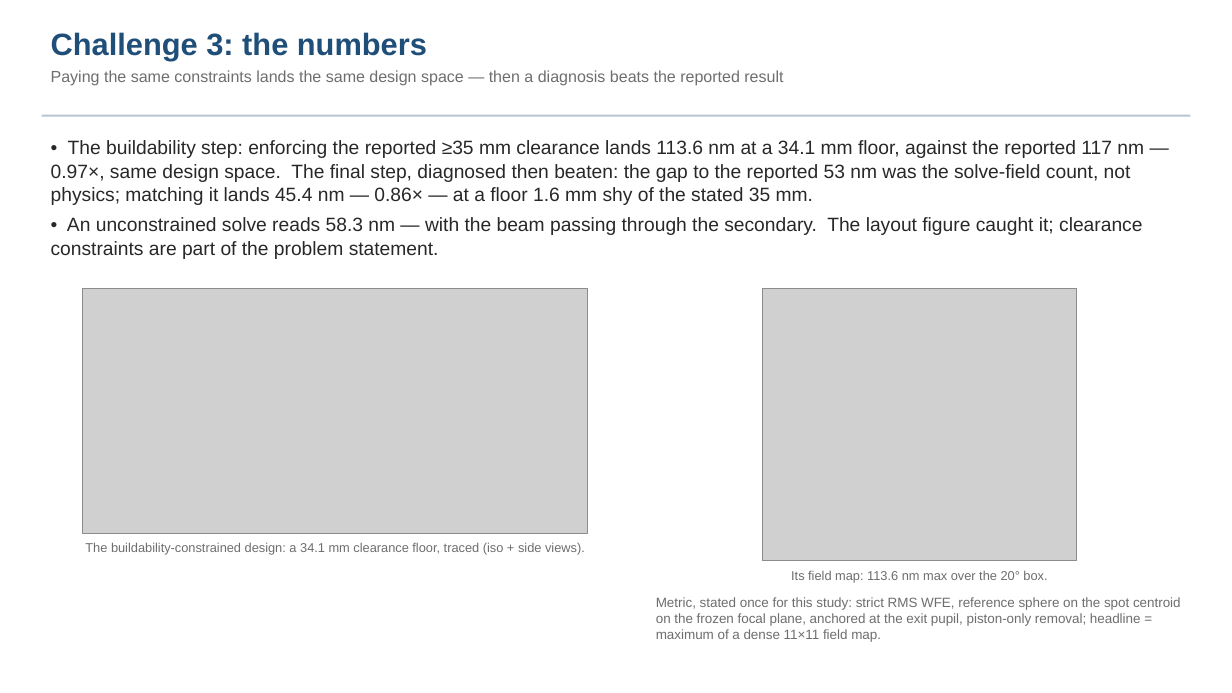
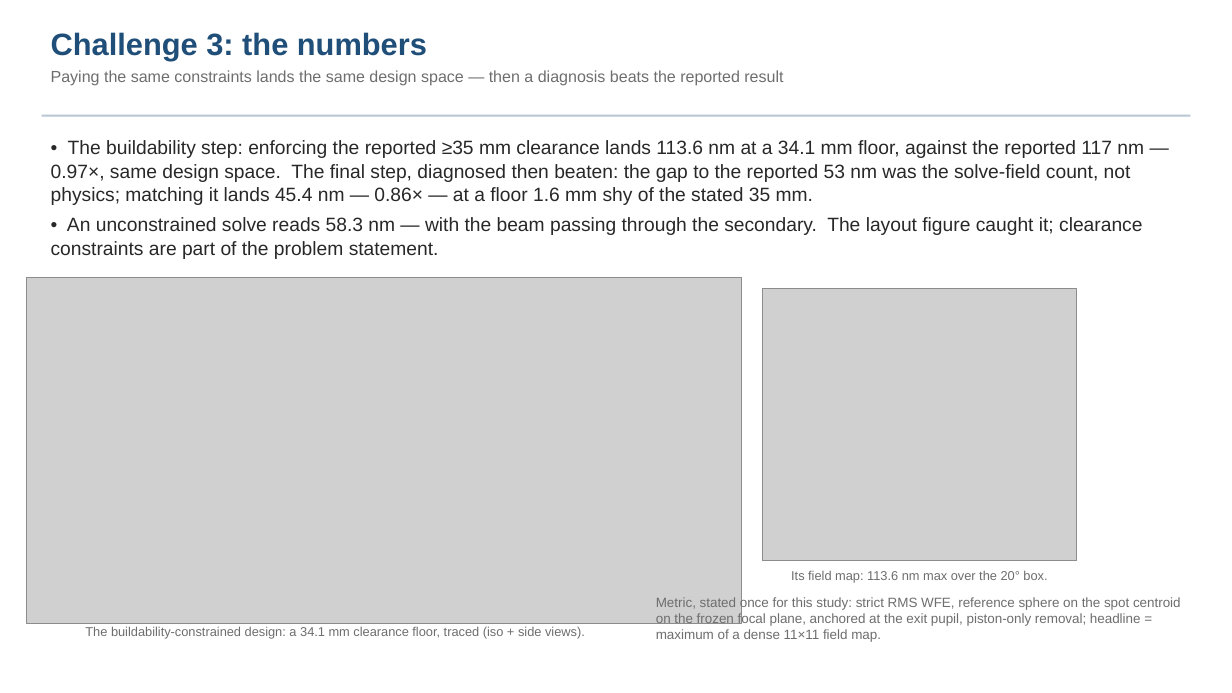
Before and after one commit to nasa-jpl/macos, a slide deck: slide 7 of demo_session/deck_keysight.pptx. Drawn at 1232x693 pixels with LibreOffice and Linux fonts; fonts in the diff are those of the drawing; grey boxes stand for pictures. Boxes give left, top, right and bottom in pixels: in the first picture for what was removed or moved away, otherwise in the second. Text is boxed around its words. In the diff, an @@ line names an element or a change of style, - is before the commit and + after.

```diff
--- a/demo_session/deck_keysight.pptx
+++ b/demo_session/deck_keysight.pptx
@@ picture: place and size @@
-picture at bbox=[83, 288, 588, 533]
+picture at bbox=[27, 277, 741, 624]
@@ text "The buildability-constrained design: a 34.1 ...": place and size @@
-text "The buildability-constrained design: a 34.1 ..." at bbox=[85, 542, 585, 555]
+text "The buildability-constrained design: a 34.1 ..." at bbox=[85, 626, 585, 639]
```
Also in this commit, not shown: 7 other slides changed, 4 other files.
